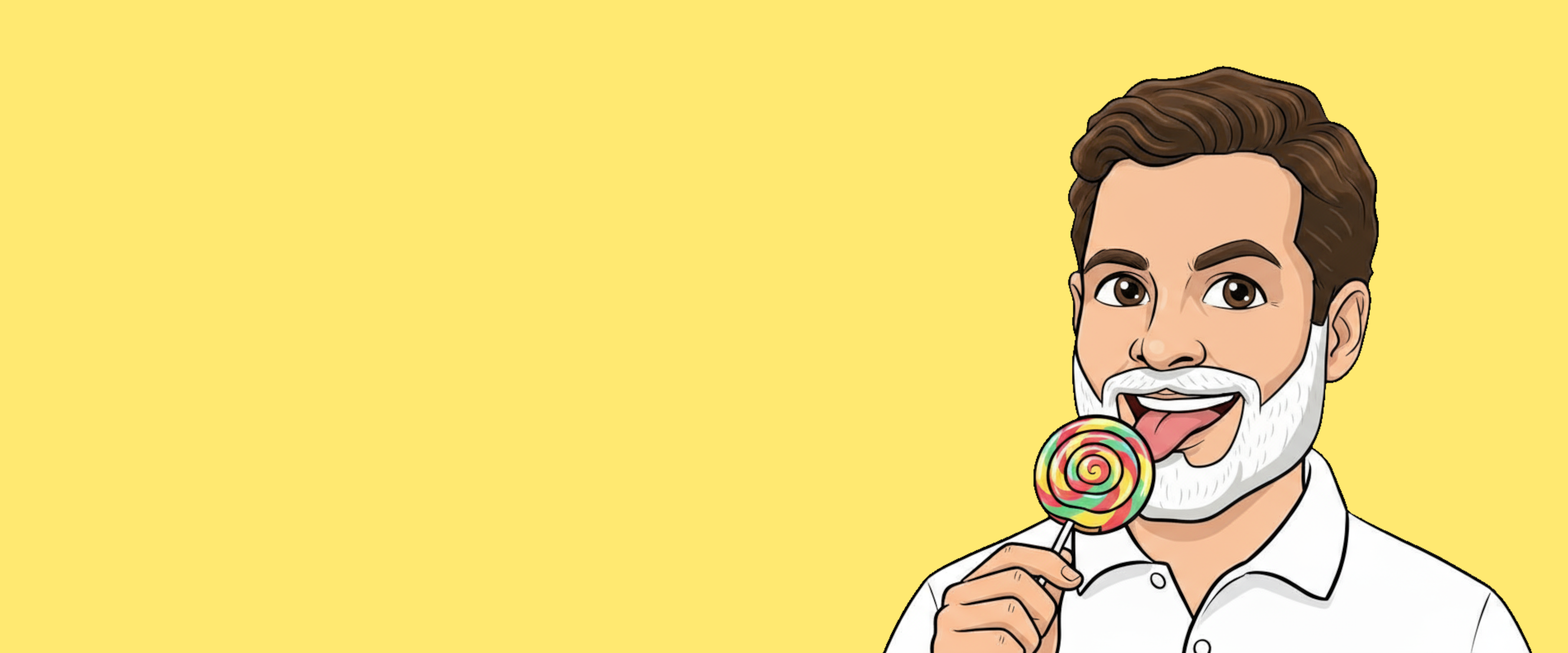
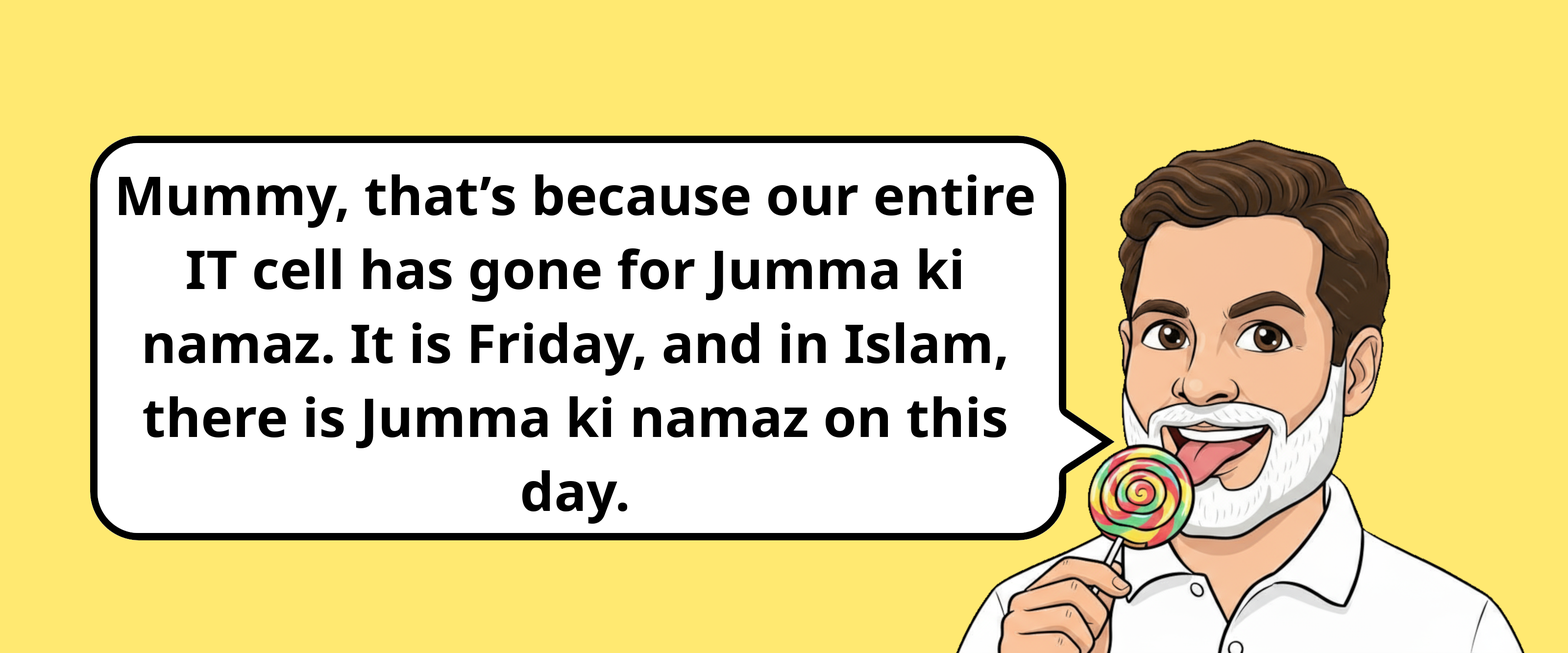
Layered file, before and after one edit (1568x653). Changes by layer:
painted on "Rahul Gandhi licking lollipop.png" over (882, 65, 1533, 653)
added layer "Mummy, that’s because our enti..." above "Background" over (118, 174, 1034, 524)
painted on "Background" over (90, 135, 1115, 541)
